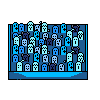
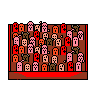
Layers edited between the first and the second 100 x 100 image:
pixels changed over 9, 22, 87, 80 (layer not identified)
